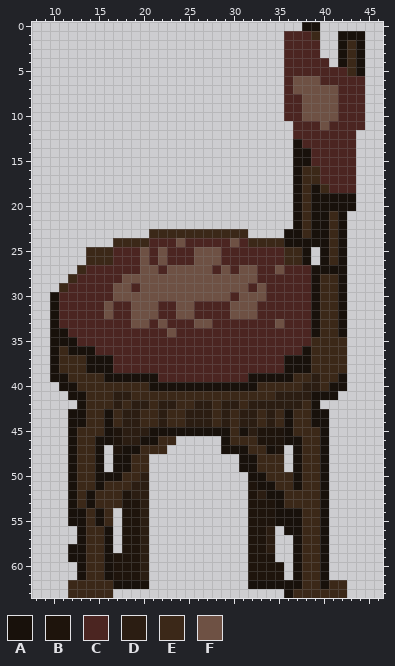
Pixel-art sprite -- Assets/Graphics/Environment/Props/chair4.png. Above: the version before the commit.
The file is 64x64 pixels. Shown: x 8..46, y 0..63.
Palette (. is transparent): A #18110b  B #1e140c  C #4b2521  D #2b1d12  E #3b2818  F #6e5144
Pixels before (only the part around the change), first column x 8:
 0 ..............................AA.......
 1 ............................CCCE..AAA..
 2 ............................CCCC..AEA..
 3 ............................CCCC..AEA..
 4 ............................CCCCC.AEA..
 5 ............................CCCCCCCEA..
 6 ............................CFFFCCCCC..
 7 ............................CFFFFFCCC..
 8 ............................CCFFFFCCC..
 9 ............................CCFFFFCCC..
10 ............................CCFFFFCCC..
11 .............................CCCFCCCC..
12 .............................CCCCCCC...
13 .............................ACCCCCC...
14 .............................AACCCCC...
15 .............................AACCCCC...
16 .............................AEECCCC...
17 .............................AEECCCC...
18 .............................AEAECCC...
19 .............................AEAAAAA...
20 .............................AEAAAAA...
21 .............................AEAAEA....
22 .............................AEAAEA....
23 .............EEEEEEEEEEE....AAEAAEA....
24 .........EEEECCCFCCCCCFCEEEEAAAAAEA....
25 ......EEECCCFCFCCCFFFCCCCCCCEEA.AEA....
26 ......EEECCCFCFCCCFFFCCCCCCCEEA.AEA....
27 .....ECCCCCCFFCFFFFFCFCFFCCFCCCAAAA....
28 ....ECCCCCFFFFFFFFFFFFFFFCCCCCCAEEA....
29 ...ECCCCCFFCFFFFFFFFFFFFCFCCCCCAEEA....
30 ..ACCCCCCFFFFFFFFFFFFFCFFFCCCCCAEEA....
31 ..ACCCCCFCCFFFCCFFCCCCFFFCCCCCCAEEA....
32 ..ACCCCCFCCFFFCCFFCCCCFFFCCCCCCAEEA....
33 ..ACCCCCCCCFFCFCCCFFCCCCCCCFCCCAEEA....
34 ..AACCCCCCCCCCCFCCCCCCCCCCCCCCCAEEA....
35 ..AAACCCCCCCCCCCCCCCCCCCCCCCCCCEEEE....
36 ..AEAAACCCCCCCCCCCCCCCCCCCCCCCAEEEE....
37 ..AEEEAAACCCCCCCCCCCCCCCCCCCAAAEEEE....
38 ..AEEEAAACCCCCCCCCCCCCCCCCCCAAAEEEE....
39 ..AAEEEEAAAAAACCCCCCCCCCAAAAAEEDEEA....
40 ...AAEEEEEEEEAAAAAAAAAAAAEEEEEDDEAA....
41 ....AAEEEDDEEEEEEEEEEEEEEEEDDDDAAA.....
42 .....AEEEDEDDEDDEEDDEDDEDDDDDDEA.......
43 ....AAEEAEDDEEDEEDDDEDEDDEDEAEEAA......
44 ....AAEEAEDDEEDEEDDDEDEDDEDEAEEAA......
45 ....AEEEABDDDAAAAAAAAAEADBBBAEEEA......
46 ....AEEAABDDAAEE.....AEEEBBBAAEEA......
47 ....AEEA.BAAEEE......AAAEEAB.AEEA......
48 ....AEEA.AAEE..........AAEEE.AEEA......
49 ....AEEA.AAEE..........AAEEE.AEEA......
50 ....AEEAAAEED...........AAEEEAEEA......
51 ....AEEAEEEDD...........BAAEEAEEA......
52 ....AEAEEEBDD...........BDAAEEEEA......
53 ....AEAEEEBBD...........BBBAEEEEA......
54 ....AAEAE.BBD...........BBBAAAEEA......
55 ....AAEAE.BBD...........BBBAAAEEA......
56 .....AEEA.BBD...........BBD.AAEEA......
57 .....AEEA.BBD...........BBD..AEEA......
58 ....AAEEA.BBD...........BBD..AEEA......
59 ....AAEEABBBD...........BBB..AEEA......
60 .....AEEABBBD...........BBBB.AEEA......
61 .....AEEABBBD...........BBBB.AEEA......
62 ....EEEEEAAAA...........AAAAAAEEAEE....
63 ....EEEEE...................AEEEEEE....
The result:
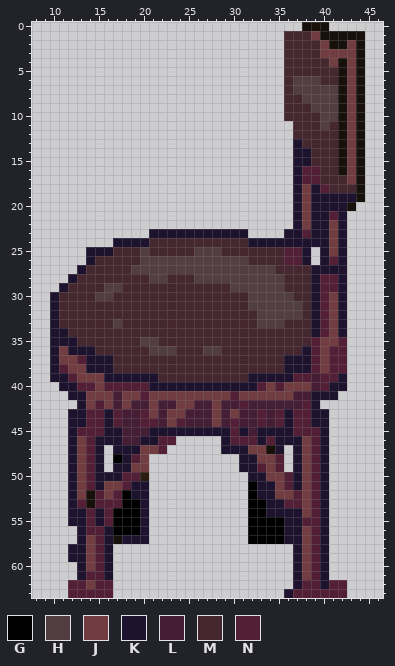
Colours new in this view: G #000000  H #513d42  J #723d41  K #1d132f  L #451d35  M #45272f  N #521f37
The exact change:
Changed rows in their new state; - is an unchanged pixel.
first column x 10:
 0 ------------------------------A----
 1 --------------------------MMMJAA---
 2 --------------------------MMMMJA-J-
 3 --------------------------MMMMJJJJ-
 4 --------------------------MMMMMJ-J-
 5 --------------------------MMMMMMAJ-
 6 --------------------------MHHHMMAJA
 7 --------------------------MHHHHHAJA
 8 --------------------------MMHHHHAJA
 9 --------------------------MMMHHHAJA
10 --------------------------MMMMHHAJA
11 ---------------------------MMMHMAJA
12 ---------------------------MMMMMAJA
13 ---------------------------KMMMMAJA
14 ---------------------------KKMMMAJA
15 ---------------------------KKMMMAJA
16 ---------------------------KNNMMAJA
17 ---------------------------KNNMMMJA
18 ---------------------------KJKNMMMA
19 ---------------------------KJKKKKKA
20 ---------------------------KJKKKK--
21 ---------------------------KJKKNK--
22 ---------------------------KJKKJK--
23 -----------KKKKKKKKKKK----KKNKKJK--
24 -------KKKKMMMMMMMMMMMKKKKKKKKKJK--
25 ----KKKMMMHMMMMMHHHMMMMMMMNNK-KJK--
26 ----KMMMMMHHHHHHHHHHHHMMMMNNK-KNK--
27 ---KMMMMMHHHHHHHHHHHHHHHHMMMMKKKK--
28 --KMMMMMMMMHHMMMHHHHHHHHHHMMMKNNK--
29 -KMMMMHHMMMMMMMMMMMMHHHHHHMMMKNNK--
30 KMMMMHHMMMMMMMMMMMMMMMHHHHHMMKNJK--
31 KMMMMMMMMMMMMMMMMMMMMMHHHHHHMKNJK--
32 KMMMMMMMMMMMMMMMMMMMMMMHHHHHMKNJK--
33 KMMMMMMHMMMMMMMMMMMMMMMHHHMMMKNJK--
34 KKMMMMMMMMMMMMMMMMMMMMMMMMMMMKNJK--
35 KKKMMMMMMMHHMMMMMMMMMMMMMMMMMNJJN--
36 KJKKKMMMMMMHHHMMMHHMMMMMMMMMKNJNN--
37 KJJNKKKMMMMMMMMMMMMMMMMMMMKKKNJNN--
38 KNJJKKKMMMMMMMMMMMMMMMMMMMKKKNJNN--
39 KKNJJJKKKKKKMMMMMMMMMMKKKKKNNLNNK--
40 -KKNNJNNNNNKKKKKKKKKKKKNJNJJJLNKK--
41 --KKJJJLJJNJJJJJJJJJNJJJJJJLLKKK---
42 ---KJNJLJLLJLLJJLLJLLNLLLLLLNK-----
43 --KKNNKNLLNJLJJLLLJLJLLNLNKNNKK----
44 --KKNNKNLLNNLJNLLLJLNLLNLNKNNKK----
45 --KNNNKKLLLKKKKKKKKKNKLKKKKNNNK----
46 --KJNKKKLLKKNN-----KNNNKNKKKJNK----
47 --KJNK-KKKJJN------KKKJJ-K-KJNK----
48 --KJNK-GKNJ----------KKJJN-KJNK----
49 --KJNK-KKJJ----------KKNJN-KJNK----
50 --KJNKKKNN------------KKJJNKJNK----
51 --KJNKJJNKK-----------GKKJNKJNK----
52 --KJ-NJNGKK-----------GKKJJNJNK----
53 --KN-NNNGGK-----------GGKKNNJNK----
54 --KKNKNGGGK-----------GGKKKKJNK----
55 --KKNKNGGGK-----------GGGGKKNNK----
56 ---KNNKGGGK-----------GGGGKKJNK----
57 ---KJNKAKKK-----------GGGGKKJNK----
58 --KKJNK-...-----------...--KJNK----
59 --KKJNK....-----------...--KJNK----
60 ---KJNK....-----------....-KJNK----
61 ---KNNK....-----------....-KJNK----
62 --NNJNN....-----------.....KNNKNN--
63 --NNNNN-------------------KNNNNNN--
